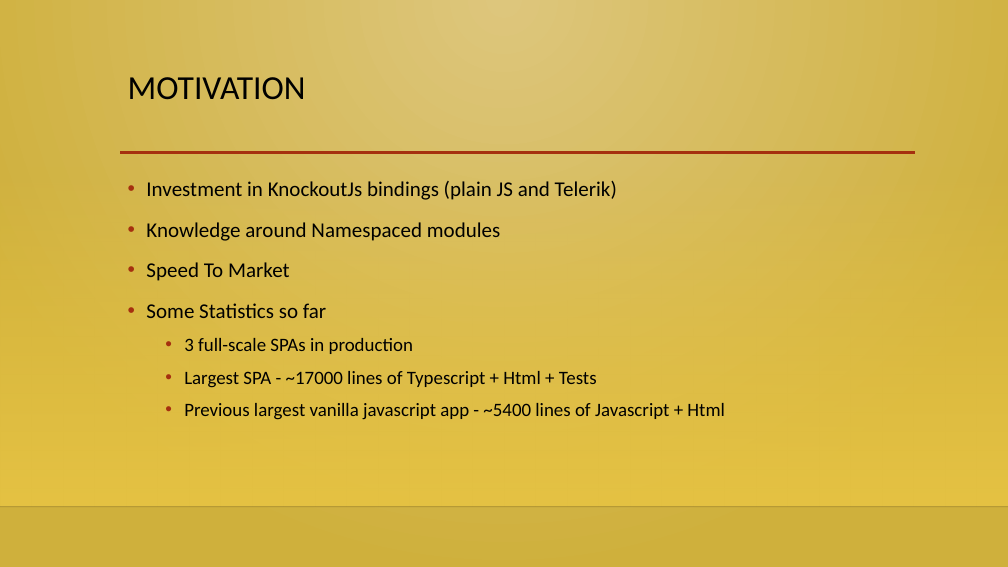
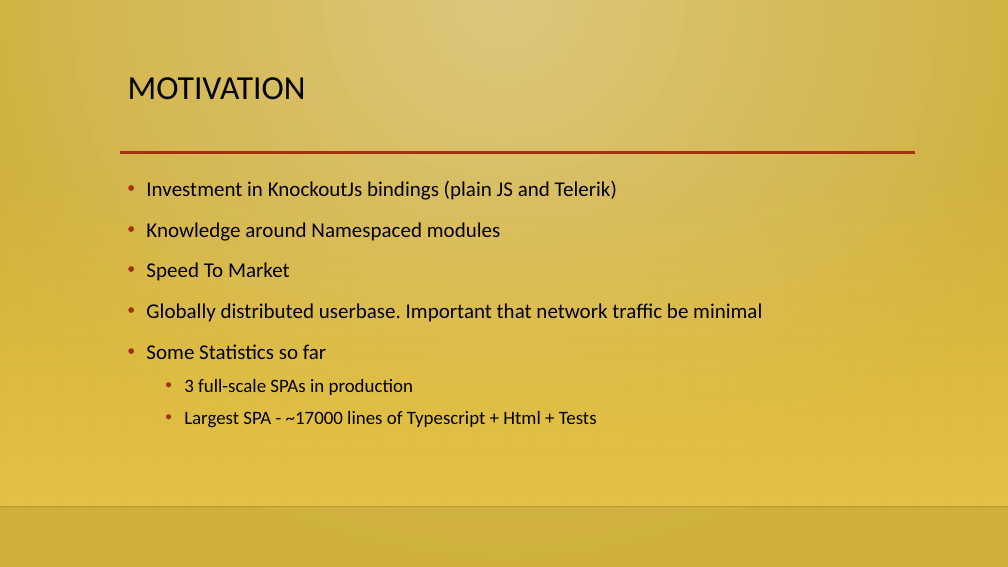
Before and after one commit to gursharan001/LargeJsApps, a slide deck: slide 3 of LargeScaleJavascriptAppsWithTypescriptKnockoutCrossroadsJs.pptx. Drawn at 1008x567 pixels with LibreOffice and Linux fonts; fonts in the diff are those of the drawing; background and template pictures are left out. Boxes give left, top, right and bottom in pixels: in the first picture for what was removed or moved away, otherwise in the second. Text is boxed around its words. In the diff, an @@ line names an element or a change of style, - is before the commit and + after.

```diff
--- a/LargeScaleJavascriptAppsWithTypescriptKnockoutCrossroadsJs.pptx
+++ b/LargeScaleJavascriptAppsWithTypescriptKnockoutCrossroadsJs.pptx
@@ text at (x1=146, y1=303, x2=762, y2=322): paragraph added @@
+• Globally distributed userbase. Important that network traffic be minimal
@@ text at (x1=184, y1=403, x2=724, y2=420): paragraph removed @@
-  • Previous largest vanilla javascript app - ~5400 lines of Javascript + Html
```
Also in this commit, not shown: 2 other slides changed, 2 slides added, 3 other files.
